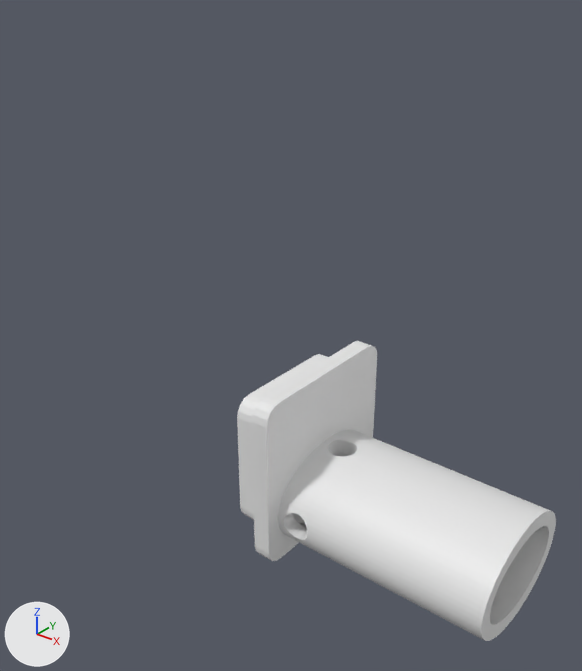
The Blender file Water-Probe/Design Files/CAD/Probe Body.blend as it was, and as the next commit left it.
The view is the same before and after, from a camera (50 mm lens) standing at (64.3, -77.4, 71.7) and looking at (3.6, -1.6, 24.7). The lights are fixed; the arrows at lower left show +X, +Y and +Z.

The first picture shows 'Head'.
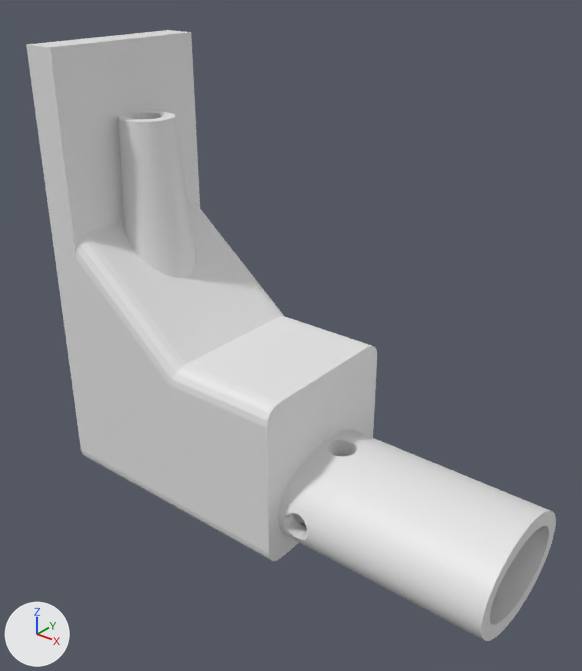
Location of each change, (x1, y1, x2, y2) in pixels of the pictures (582 x 671 px):
'Body', shown: after (26, 30, 357, 553)

The change, as a list of edits to the scene's bpy script:
```text
Change ob_body:
    remove ob_body.hide_viewport = True
```
